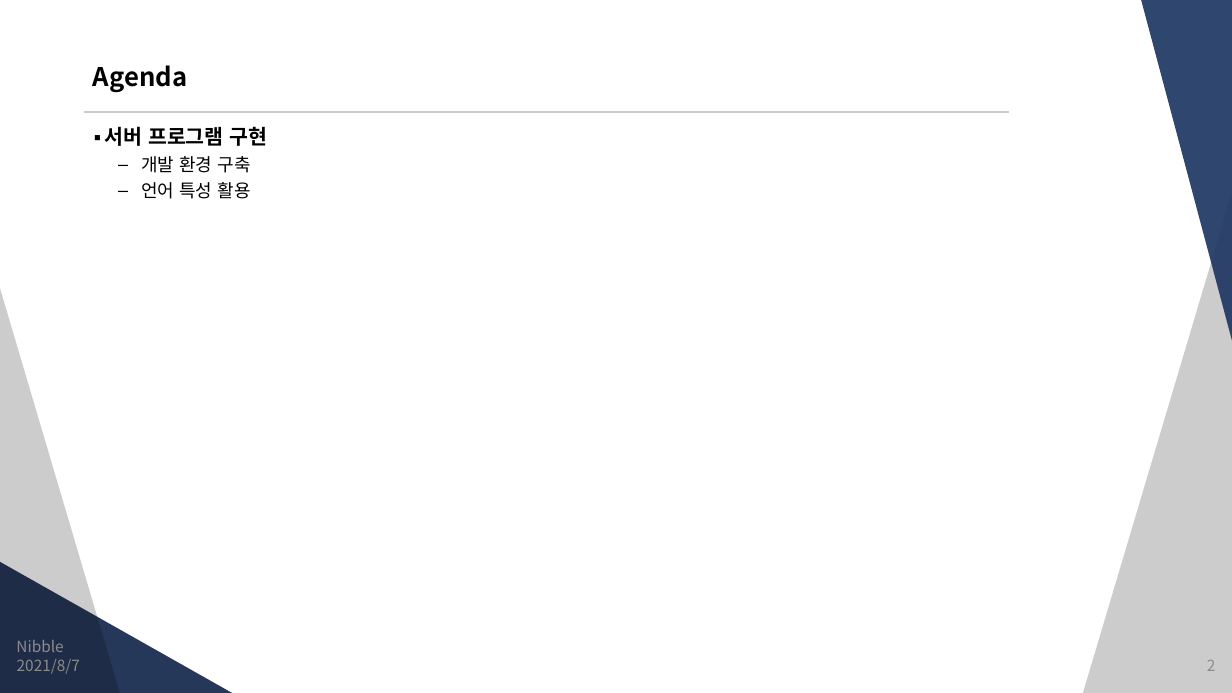
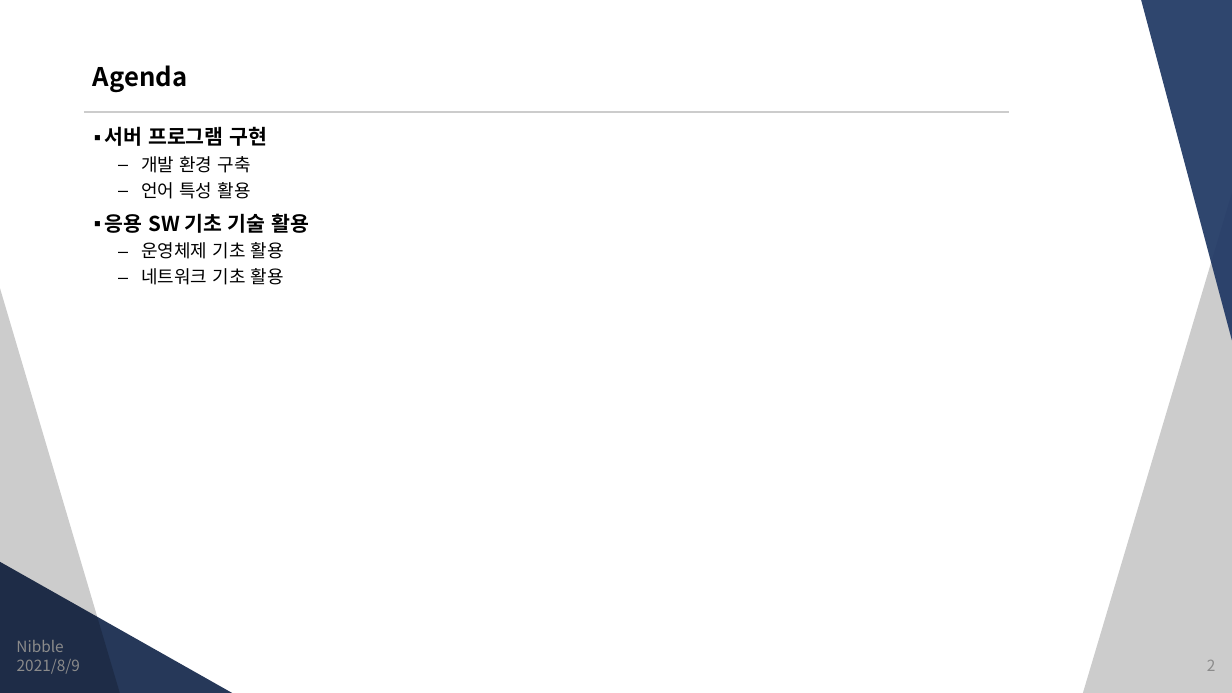
Before and after one commit to JungSangHyeon/2021-TIL, a slide deck: slide 2 of 정보처리기사/4. 프로그래밍 언어 활용.pptx. Drawn at 1232x693 pixels with LibreOffice and Linux fonts; fonts in the diff are those of the drawing. Boxes give left, top, right and bottom in pixels: in the first picture for what was removed or moved away, otherwise in the second. Text is boxed around its words. In the diff, an @@ line names an element or a change of style, - is before the commit and + after.

```diff
--- a/정보처리기사/4. 프로그래밍 언어 활용.pptx
+++ b/정보처리기사/4. 프로그래밍 언어 활용.pptx
@@ text at box(105, 213, 309, 285): paragraphs added @@
+▪ 응용 SW 기초 기술 활용
+  – 운영체제 기초 활용
+  – 네트워크 기초 활용
@@ text at box(17, 659, 80, 674): text changed @@
-2021/8/7
+2021/8/9
```
Also in this commit, not shown: 7 other slides changed, 6 slides added.
